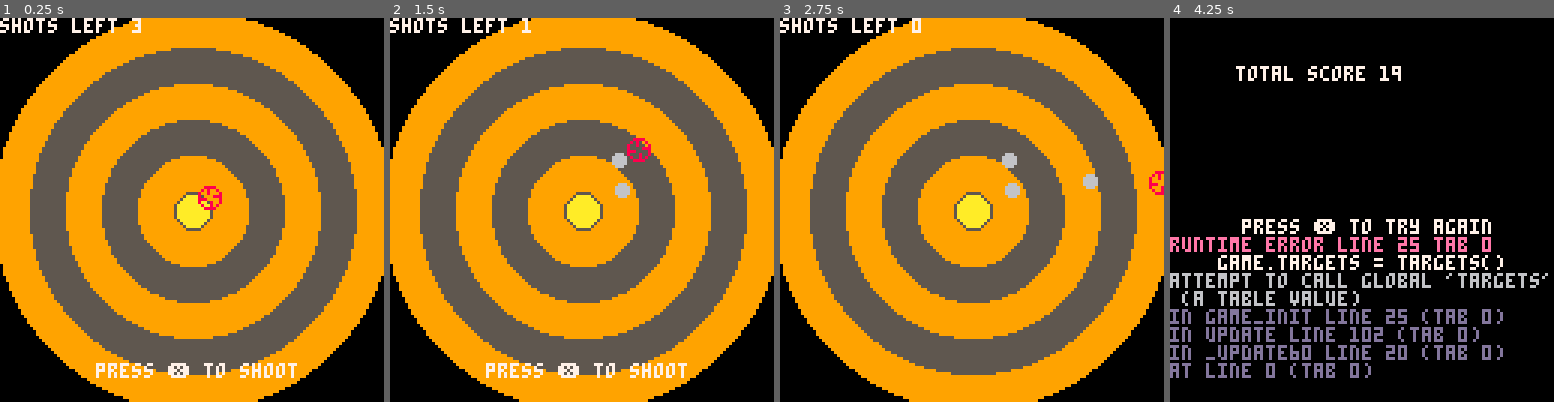
Above: before the commit, frames 1-4 (left to right).
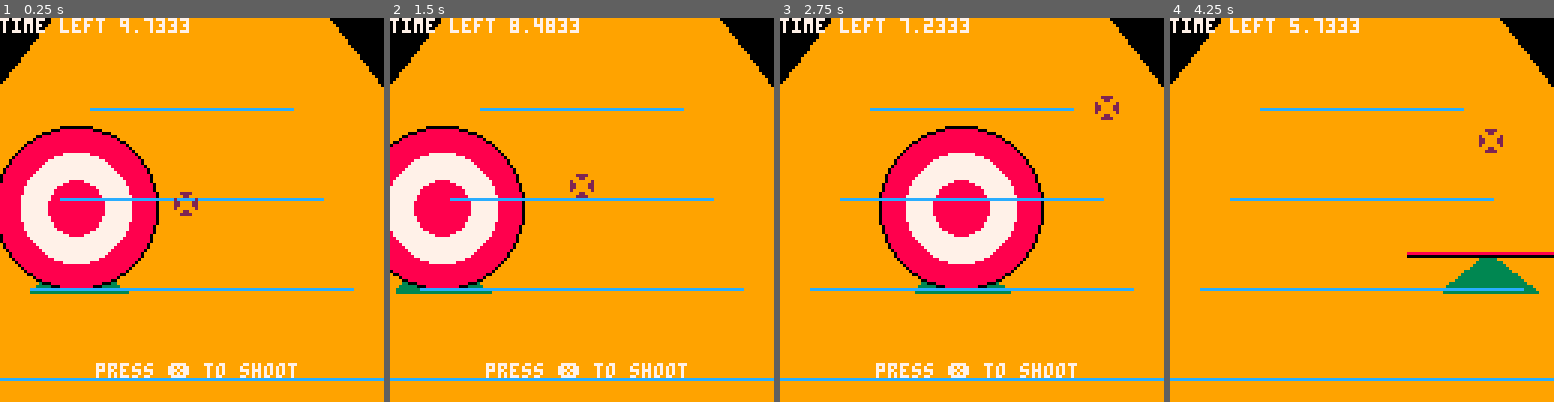
Above: after the commit, the same moments.

Repository: gabrielsson/pico-8-carts
Game: PICO-8 cartridge shooting-range.p8
The game is run twice, just before and just after one commit, with the same random seed, the same clock (stepped at 60 frames per second) and the same inputs.
Inputs:
- Up to frame 1 (0.25 s): no input
- Up to frame 2 (1.5 s): tap X (X key) at 0.33, 1.07 s
- Up to frame 3 (2.75 s): hold Right 1.6-2.1 s; tap X (X key) at 1.85 s; hold Up 2.15-2.42 s; hold Right from 2.47 s (still down)
- Up to frame 4 (4.25 s): tap X (X key) at 2.97, 4.08 s; release Right at 3.03 s; hold Left 3.08-3.58 s; hold Down 3.63-3.97 s; hold Right from 4.02 s (still down)

The runs differ from the first frame. In frame 1, 58% of the frame differs, in the area x 0-100%, y 0-100%; in frame 2, 57%; in frame 3, 57%; in frame 4, 97%.
Error before the commit: runtime error line 25 tab 0; game.targets = targets(); attempt to call global 'targets' (a table value)

Commit message:
Adding rows beginning

Diff:
--- a/shooting-range.p8
+++ b/shooting-range.p8
@@ -8,8 +8,7 @@
 
 
 game = {}
-score = {}
-
+level = 1
 function _init()
     game_init()
 
@@ -25,61 +24,162 @@
 
 function game_init()
     game = {}
-    game.targets = targets()
+    game.start = time()
+
+    game.targets = targets(level)
+    game.rows = rows(4)
     game.lastShot = -100
 
-    game.crosshair = {}
-    score = {}
     game.update = game_update
 
     game.draw = game_draw
-    game.crosshair.x = 64
-    game.crosshair.y = 64
-
-    game.crosshair.move = move_crosshair
-    game.crosshair.move(20)
+
+    game.crosshair = {
+        x = 64,
+        y = 64,
+        move = function(self)
+            self.x += (rnd(2*10)/10-1)
+            self.y += (rnd(2*10)/10-1)
+            if self.x < 0 then self.x = 0 end
+            if self.y < 0 then self.y = 0 end
+            if self.x > 127 then self.x = 127 end
+            if self.y > 127 then self.y = 127 end
+        end,
+        recoil = function(self)
+            local y = self.y
+            self:move()
+            self.y -= 10*abs(y - self.y)
+        end
+    }
+
+    game.crosshair:move()
     game.shoot = shoot
 end
-function targets()
-    targets = {}
-    target = {}
-    target.x = 64
-    target.y = 64
-    target.z = 1
-    add(targets, target)
+
+function rows(n)
+    local rows = {}
+
+
+    for i = 1, n do
+        direction = 1
+
+        if (n % 2 < 1) then direction = -1 end
+
+        offsetX = 10 * (n-i)
+        offsetY = 30
+        lineLength = 127-offsetX*2
+        add(rows, {
+            y = offsetY*i,
+            x = offsetX,
+            length = lineLength,
+            speed = lineLength/127
+        })
+    end
+    return rows
+end
+function targets(n)
+    local distanceBetween = (127/(n+1))
+    local targets = {}
+    for i=1,n do
+        add(targets, {
+            x = rnd(96) + 16,
+            y = distanceBetween*i,
+            z = (i / n)*2 + 1,
+            direction = rnd(1.2) - 0.6,
+            draw = function(self)
+                target_draw(self)
+            end,
+            update = function(self)
+                if self.x > 127 or self.x < 0 then self.direction *= -1 end
+                if not self.isHit then self.x += self.direction end
+            end
+        })
+    end
+
     return targets;
 end
-
 function game_draw()
     cls()
-
-    color = dark_gray
-    isDark = true
-    for i = 66,1,-12
-    do
-        if isDark then
-            color = orange
-        else
-            color = dark_gray
-        end
-        circfill(64,64,i,color)
-        isDark = not isDark
-    end
-    circfill(64,64,5,yellow)
-
-
-
-    for v in all(score) do
-        circfill(v[1],v[2],2,light_gray)
-    end
-    shotsLeft = 3-#score
-    print("shots left "..shotsLeft, 0, 0, white)
+    draw_bg()
+    for target in all(game.targets) do
+        target:draw()
+    end
+
+    l = targetsLeft()
+    for row in all(game.rows) do
+        line(row.x,row.y,row.x+row.length,row.y,blue)
+
+    end
+    levelTime =  10 - (time()- game.start)
+    print("time left "..levelTime, 0, 0, white)
     spr(1, game.crosshair.x -4, game.crosshair.y-4)
-    if(shotsLeft > 0) then
+    if(l > 0) then
         print("press ❎ to shoot", 32, 115, white)
     end
-
-
+end
+function draw_bg()
+    local a = {x=64, y= -60}
+    local b = {x=-80,y=127}
+    local c = {x=207,y=127}
+    fill_tri(a,b,c,orange)
+
+
+end
+
+function target_draw(target)
+    local a = {x=target.x, y=target.y+(5*target.z)}
+    local b = {x=target.x-(5*target.z),y=target.y+(9*target.z)}
+    local c = {x=target.x+(5*target.z),y=target.y+(9*target.z)}
+    fill_tri(a,b,c,dark_green)
+
+    if not target.isHit then
+        circfill(target.x,target.y,9*target.z,red)
+        circ(target.x,target.y,9*target.z,black)
+
+        circfill(target.x,target.y,6*target.z,white)
+        circfill(target.x,target.y,3*target.z,red)
+    else
+        line(target.x - (9*target.z),target.y+(5*target.z) + 1,target.x + (9*target.z),target.y+(5*target.z) + 1,black)
+        line(target.x - (9*target.z),target.y+(5*target.z),target.x + (9*target.z),target.y+(5*target.z),red)
+    end
+end
+
+fill_tri = function(a,b,c,col)
+color(col)
+    if (b.y-a.y > 0) dx1=(b.x-a.x)/(b.y-a.y) else dx1=0;
+    if (c.y-a.y > 0) dx2=(c.x-a.x)/(c.y-a.y) else dx2=0;
+    if (c.y-b.y > 0) dx3=(c.x-b.x)/(c.y-b.y) else dx3=0;
+    local e = {x=a.x, y=a.y};
+    local s = {x=a.x, y=a.y}
+    if (dx1 > dx2) then
+        while(s.y<=b.y) do
+            s.y+=1;
+            e.y+=1;
+            s.x+=dx2;
+            e.x+=dx1;
+            line(s.x,s.y,e.x,s.y);
+        end
+        e.x = b.x
+        e.y = b.y
+        while(s.y<=c.y) do
+            s.y+=1;
+            e.y+=1;
+            s.x+=dx2;
+            e.x+=dx3;
+            line(s.x,s.y,e.x,s.y);
+        end
+    else
+        while(s.y<b.y)do
+            s.y+=1;e.y+=1;s.x+=dx1;e.x+=dx2;
+            line(s.x,s.y,e.x,e.y);
+        end
+        s.x=b.x
+        s.y=b.y
+        while(s.y<=c.y)do
+            s.y+=1;e.y+=1;s.x+=dx3;e.x+=dx2;
+            line(s.x,s.y,e.x,e.y);
+        end
+    end
 end
 
 function game_update()
@@ -87,45 +187,50 @@
         if btn(1) then game.crosshair.x += 1 end
         if btn(2) then game.crosshair.y -= 1 end
         if btn(3) then game.crosshair.y += 1 end
-        if btnp(5) and #score < 3  then
+        if btnp(5) and targetsLeft() > 0  then
             game.shoot()
             sfx(0)
-            game.crosshair.move(7)
-
-        end
-        game.crosshair.move(1)
-
-        if #score > 2 and time() > game.lastShot + 1 then
+            game.crosshair:recoil(8)
+
+        end
+        for target in all(game.targets) do
+            target:update()
+        end
+        game.crosshair:move(1)
+        if targetsLeft() < 1 and time() > game.lastShot + 1 then
             game.update =end_game
             game.draw = end_draw
+            game.time = time() - 1
         end
 end
 
 function end_game()
-    if btnp(5) then game_init() end
+    if btnp(5) then
+        if gameOver then
+            level = 1
+            gameOver = false
+        else
+            level +=1
+        end
+        game_init()
+    end
 end
 
 function end_draw()
     cls()
     i = 0.5
-    total = 0
-    for v in all(score) do
-        local d = distance(v[1],v[2],64,64)
-        local s = flr(((64-d) / 64) * 10)+1
-        if s < 0 then s = 0 end
-        total += s
-        rect(i*31,30,i*31+31,40,dark_blue)
-        print(s,i*31 + 2,32,white)
-
-        i += 1
-    end
-
-    print("total score "..total, 22,64,white)
-
-    print("press ❎ to try again", 24, 115, white)
-
-
-
+    total = game.time - game.start
+    if( total > 10) then
+        gameOver = true
+
+        col = red
+        print("total time "..(game.time-game.start), 22,64,col)
+        print("❎ game over at level "..level, 12, 115, col)
+    else
+        col = green
+        print("total time "..(game.time-game.start), 22,64,col)
+        print("❎ next level "..level +1, 27, 115, col)
+    end
 end
 function distance ( x1, y1, x2, y2 )
     local dx = x1 - x2
@@ -133,20 +238,29 @@
     return sqrt( dx * dx + dy * dy )
 end
 
-function move_crosshair(factor)
-    game.crosshair.x += (rnd(4*10)/10-2)*factor
-    game.crosshair.y += (rnd(4*10)/10-2)*factor
-    if game.crosshair.x < 0 then game.crosshair.x = 0 end
-    if game.crosshair.y < 0 then game.crosshair.x = 0 end
-    if game.crosshair.x > 127 then game.crosshair.x = 127 end
-    if game.crosshair.y > 127 then game.crosshair.y = 127 end
-
-end
-
 function shoot()
     game.lastShot = time()
-    add(score, {game.crosshair.x, game.crosshair.y})
-
+    check_hit(game.crosshair.x, game.crosshair.y)
+end
+
+function check_hit(x,y)
+    for i=#game.targets,1,-1 do
+        if not game.targets[i].isHit then
+            if distance(x,y,game.targets[i].x,game.targets[i].y) < 9*game.targets[i].z then
+                game.targets[i].isHit = true
+                break
+            end
+        end
+    end
+end
+
+function targetsLeft()
+    local left = 0
+    for target in all(game.targets) do
+        if not target.isHit then left += 1 end
+    end
+
+    return left
 end
 
 function zspr(n,w,h,dx,dy,dz)
@@ -161,13 +275,13 @@
 end
 
 __gfx__
-00000000008888000000000000000000000000000000000000000000000000000000000000000000000000000000000000000000000000000000000000000000
-00000000080800800000000000000000000000000000000000000000000000000000000000000000000000000000000000000000000000000000000000000000
-00000000800800080000000000000000000000000000000000000000000000000000000000000000000000000000000000000000000000000000000000000000
-00000000800008880000000000000000000000000000000000000000000000000000000000000000000000000000000000000000000000000000000000000000
-00000000888000080000000000000000000000000000000000000000000000000000000000000000000000000000000000000000000000000000000000000000
-00000000800080080000000000000000000000000000000000000000000000000000000000000000000000000000000000000000000000000000000000000000
-00000000080080800000000000000000000000000000000000000000000000000000000000000000000000000000000000000000000000000000000000000000
-00000000008888000000000000000000000000000000000000000000000000000000000000000000000000000000000000000000000000000000000000000000
-
-
+00000000002222000000000000000000000000000000000000000000000000000000000000000000000000000000000000000000000000000000000000000000
+00000000000220000000000000000000000000000000000000000000000000000000000000000000000000000000000000000000000000000000000000000000
+00000000200000020000000000000000000000000000000000000000000000000000000000000000000000000000000000000000000000000000000000000000
+00000000220000220000000000000000000000000000000000000000000000000000000000000000000000000000000000000000000000000000000000000000
+00000000220000220000000000000000000000000000000000000000000000000000000000000000000000000000000000000000000000000000000000000000
+00000000200000020000000000000000000000000000000000000000000000000000000000000000000000000000000000000000000000000000000000000000
+00000000000220000000000000000000000000000000000000000000000000000000000000000000000000000000000000000000000000000000000000000000
+00000000002222000000000000000000000000000000000000000000000000000000000000000000000000000000000000000000000000000000000000000000
+
+
Not shown, changed: the sound effects (__sfx__) section of shooting-range.p8
